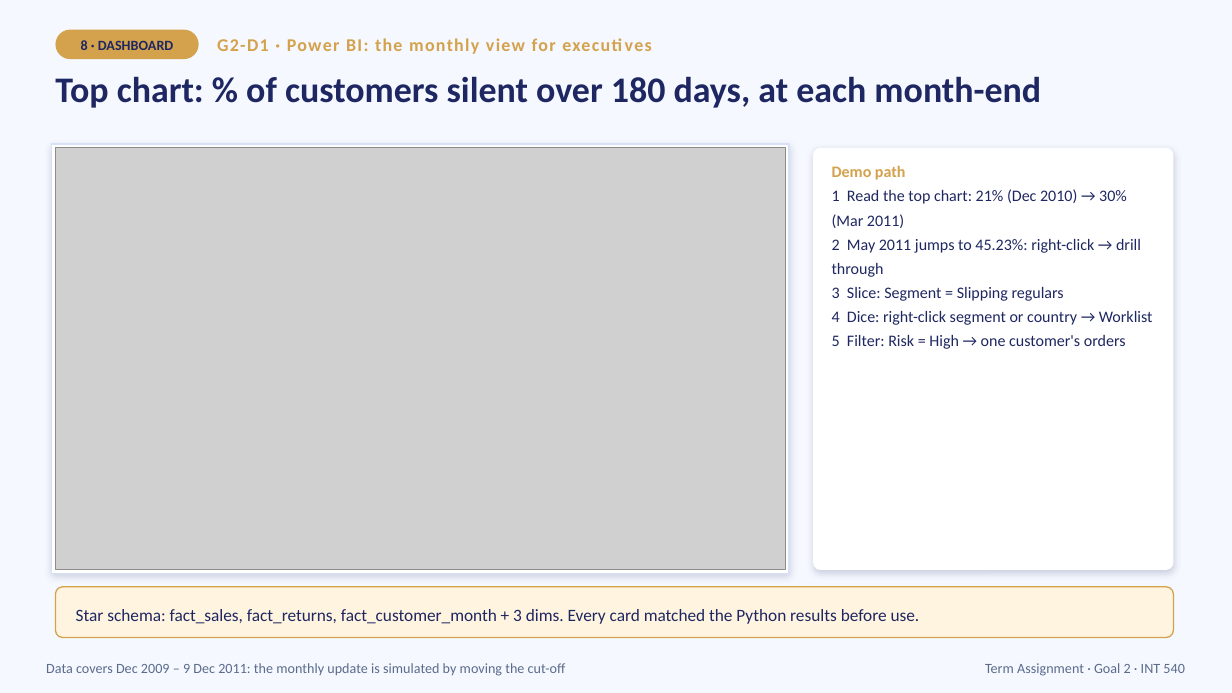
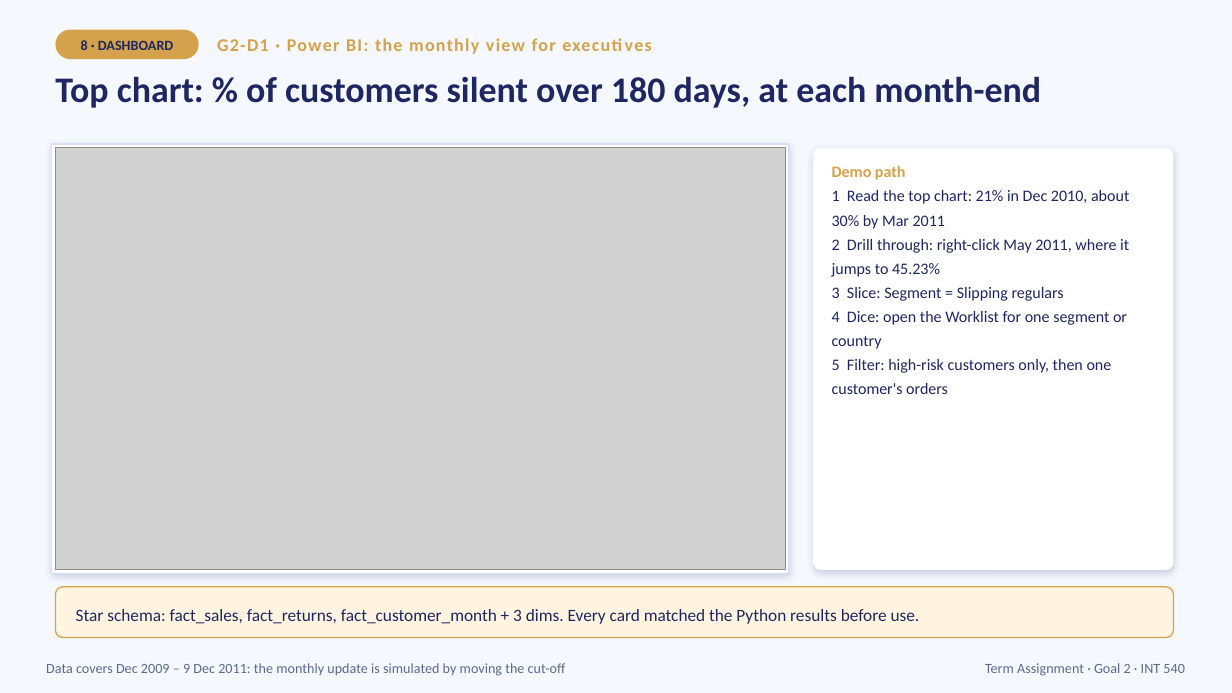
Before and after one commit to porrab/int540-term-assignment, a slide deck: slide 11 of slides/G2-presentation.pptx. Drawn at 1232x693 pixels with LibreOffice and Linux fonts; fonts in the diff are those of the drawing; grey boxes stand for pictures. Boxes give left, top, right and bottom in pixels: in the first picture for what was removed or moved away, otherwise in the second. Text is boxed around its words. In the diff, an @@ line names an element or a change of style, - is before the commit and + after.

```diff
--- a/slides/G2-presentation.pptx
+++ b/slides/G2-presentation.pptx
@@ text at (x1=832, y1=190, x2=1129, y2=277): text changed @@
-1 Read the top chart: 21% (Dec 2010) → 30% (Mar 2011)
-2 May 2011 jumps to 45.23%: right-click → drill through
+1 Read the top chart: 21% in Dec 2010, about 30% by Mar 2011
+2 Drill through: right-click May 2011, where it jumps to 45.23%
@@ text at (x1=832, y1=311, x2=1127, y2=394): text changed @@
-4 Dice: right-click segment or country → Worklist
-5 Filter: Risk = High → one customer's orders
+4 Dice: open the Worklist for one segment or country
+5 Filter: high-risk customers only, then one customer's orders
```
Also in this commit, not shown: 10 other slides changed, 6 other files.
